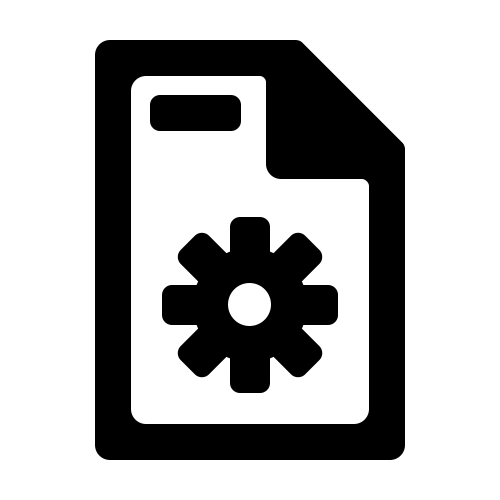
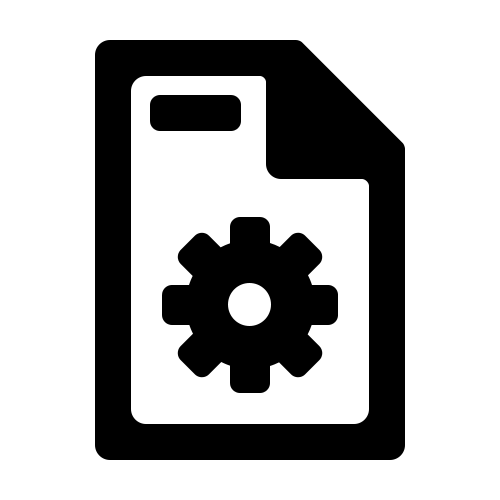
Two versions of the same layered image (500 x 500). Layer-by-layer changes:
removed layer "regular" over [189, 243, 312, 366]
added layer "Elipse 1 copia" over [189, 243, 312, 366]
